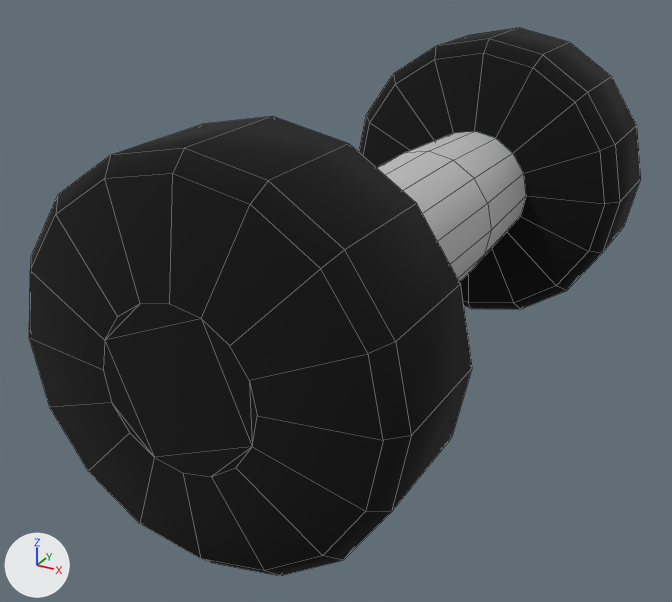
A saved change to the OBJ model ProyectoFinal/ProyectoFinal/Models/Gym/mancuerna2.obj.
Rendered twice from a camera (50 mm lens) standing at (-4.079, -2.145, 0.916) and looking at (-4.858, -0.728, 0.207). Lighting does not change. The marker at lower left points along +X, +Y and +Z. Mesh edges are drawn as thin lines. Where no turn or scale is listed for an object, it has been applied to the vertices. Vertices at the same position are counted once.

The older version as bpy lines, for what is in view:
```python
mat_lambert5sg = principled_material('lambert5SG')
mat_lambert5sg.texture = img_gray_png
mat_lambert5sg.roughness = 1.0
me_mancuerna2 = bpy.data.meshes.new('mancuerna2')
me_mancuerna2.from_pydata(...)  # 224 vertices, 226 faces; spans x -5.092..-4.464, y -1.307..0.049, z 0.002..0.63
# faces by material slot: [48, 178]
me_mancuerna2.materials.append(mat_lambert5sg)  # picture img_gray_png
me_mancuerna2.materials.append(mat_lambert2sg)  # picture img_black_png
ob_mancuerna2 = bpy.data.objects.new('mancuerna2', me_mancuerna2)
ob_mancuerna2.location = (0.0, 0.0, 0.0)
```
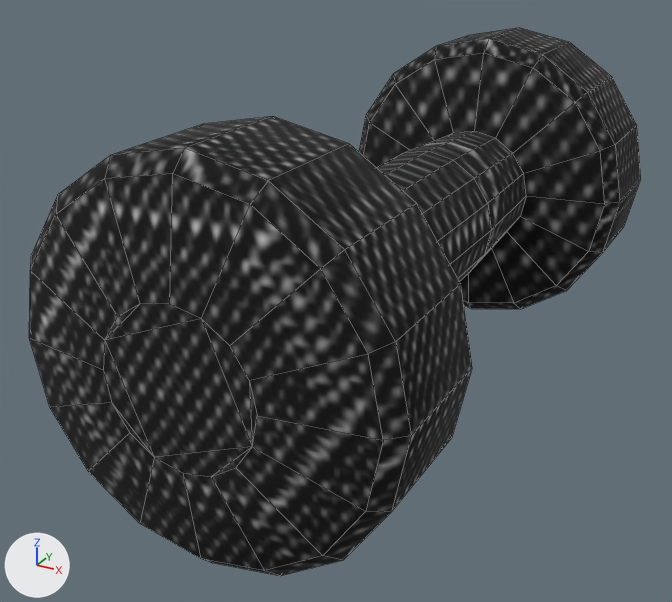
The newer file is also turned or shifted as a whole; pictures and numbers use the older file's frame.

Location of each change, [x1, y1, x2, y2] in pixels of the pictures (672 x 602 px):
'mancuerna2', surface changed (black to grey): [30, 28, 641, 575] in both
part 1 of me_mancuerna2, surface changed (grey to black): [376, 131, 526, 282] in both
part 2 of me_mancuerna2, recoloured (black to grey): [30, 28, 641, 575] in both

The change in detail:
Picture 'black_rass2.png' (img_black_rass2_png) is new.
Material 'lambert5SG' (mat_lambert5sg) changes its picture from img_gray_png to img_black_rass2_png.
me_mancuerna2 has 224 vertices, 226 faces and spans x -5.092..-4.464, y -1.307..0.049, z 0.002..0.63.
me_mancuerna2 is used by ob_mancuerna2; location (0.0, 0.0, 0.0).
me_mancuerna2 part 1: 226 kept faces spanning x -5.092..-4.464, y -1.307..0.049, z 0.002..0.63 get new texture (UV) coordinates.
me_mancuerna2 part 2: 178 faces spanning x -5.092..-4.464, y -1.307..0.049, z 0.002..0.63 switch from mat_lambert2sg (picture img_black_png) to mat_lambert5sg (picture img_black_rass2_png).
